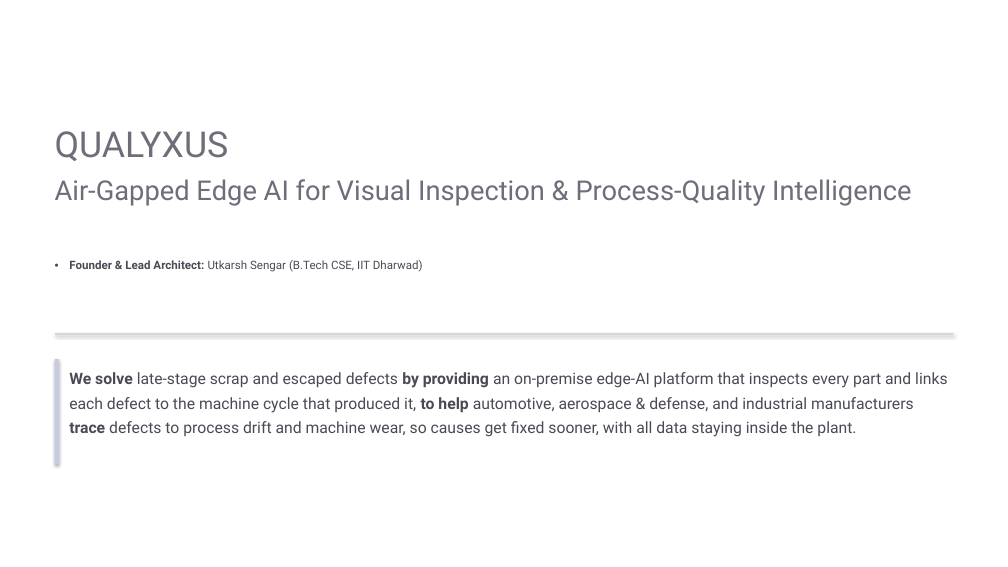
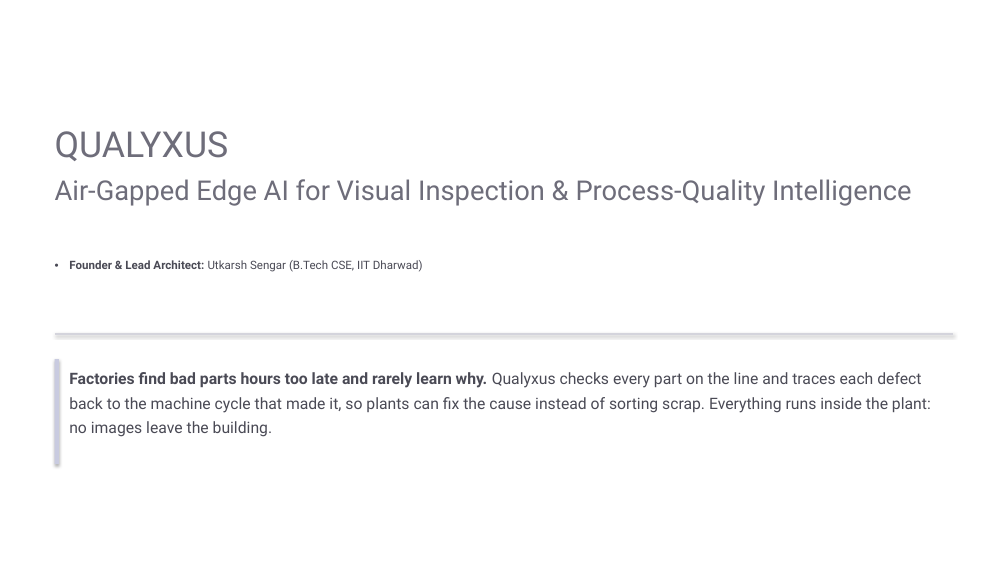
Before and after one commit to sengarutk/Qualyxus-MVP, a slide deck: slide 1 of QUALYXUS_EmergentVentures.pptx. Drawn at 1008x567 pixels with LibreOffice and Linux fonts; fonts in the diff are those of the drawing. Boxes give left, top, right and bottom in pixels: in the first picture for what was removed or moved away, otherwise in the second. Text is boxed around its words. In the diff, an @@ line names an element or a change of style, - is before the commit and + after.

```diff
--- a/QUALYXUS_EmergentVentures.pptx
+++ b/QUALYXUS_EmergentVentures.pptx
@@ text at box(69, 372, 931, 437): text changed @@
-We solve late-stage scrap and escaped defects by providing an on-premise edge-AI platform that inspects every part and links each defect to the machine cycle that produced it, to help automotive, aerospace & defense, and industrial manufacturers trace defects to process drift and machine wear, so causes get fixed sooner, with all data staying inside the plant.
+Factories find bad parts hours too late and rarely learn why. Qualyxus checks every part on the line and traces each defect back to the machine cycle that made it, so plants can fix the cause instead of sorting scrap. Everything runs inside the plant: no images leave the building.
```
Also in this commit, not shown: 1 other slide changed, 1 other file.
